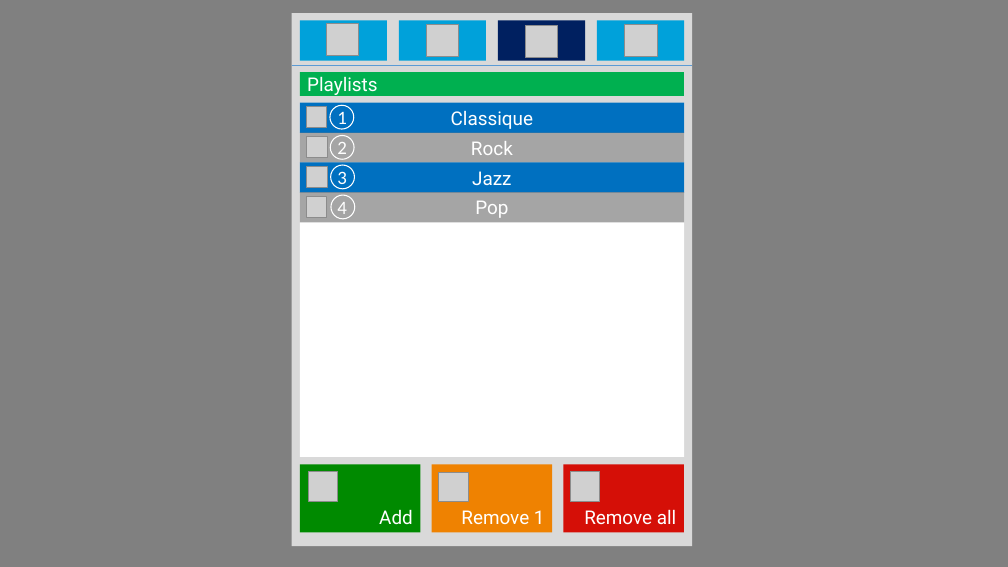
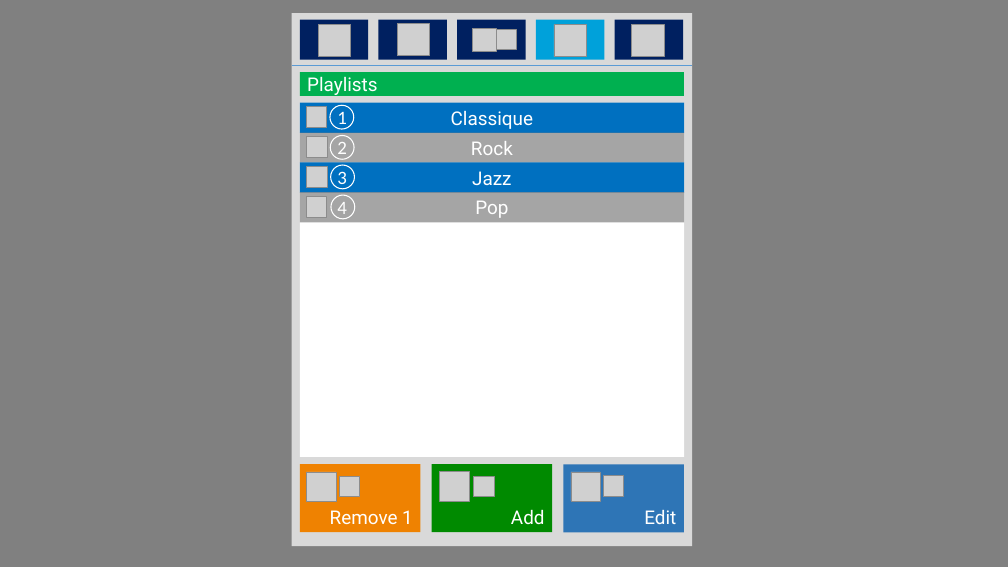
Before and after one commit to QuentinSalomon/TB, a slide deck: slide 5 of Administratif/Visuel/Visuel.pptx (slide 3 before the commit). Drawn at 1008x567 pixels with LibreOffice and Linux fonts; fonts in the diff are those of the drawing; grey boxes stand for pictures. Boxes give left, top, right and bottom in pixels: in the first picture for what was removed or moved away, otherwise in the second. Text is boxed around its words. In the diff, an @@ line names an element or a change of style, - is before the commit and + after.

```diff
--- a/Administratif/Visuel/Visuel.pptx
+++ b/Administratif/Visuel/Visuel.pptx
@@ rectangle: place and size @@
-rectangle at box(300, 20, 387, 60)
+rectangle at box(300, 20, 369, 60)
@@ rectangle at box(300, 20, 369, 60): fill #00A1DA to #002060 @@
@@ picture: place and size @@
-picture at box(327, 23, 358, 55)
+picture at box(319, 24, 351, 56)
@@ rectangle at box(379, 20, 448, 60): fill #00A1DA to #002060 @@
@@ rectangle: place and size @@
-rectangle at box(399, 20, 486, 60)
+rectangle at box(379, 20, 448, 60)
@@ picture: place and size @@
-picture at box(426, 24, 459, 57)
+picture at box(397, 23, 430, 56)
@@ rectangle: place and size @@
-rectangle at box(498, 20, 585, 60)
+rectangle at box(457, 20, 526, 60)
@@ picture added at box(473, 29, 496, 52) @@
@@ picture added at box(496, 29, 516, 50) @@
@@ rectangle: place and size @@
-rectangle at box(597, 20, 684, 60)
+rectangle at box(536, 20, 605, 60)
@@ picture: place and size @@
-picture at box(526, 26, 558, 58)
+picture at box(554, 24, 587, 57)
@@ rectangle added at box(615, 20, 684, 60), fill #002060 @@
@@ picture: place and size @@
-picture at box(625, 24, 657, 57)
+picture at box(632, 24, 665, 57)
@@ rectangle "Remove 1": place and size @@
-rectangle "Remove 1" at box(432, 464, 552, 532)
+rectangle "Remove 1" at box(300, 464, 420, 532)
@@ picture: place and size @@
-picture at box(439, 472, 468, 501)
+picture at box(306, 472, 336, 501)
@@ picture added at box(340, 476, 360, 497) @@
@@ rectangle "Add": place and size @@
-rectangle "Add" at box(300, 464, 420, 532)
+rectangle "Add" at box(432, 464, 552, 532)
@@ picture: place and size @@
-picture at box(308, 472, 337, 501)
+picture at box(440, 471, 470, 501)
@@ picture added at box(473, 476, 494, 497) @@
@@ rectangle "Edit" at box(563, 464, 684, 532): fill #D50F07 to #2E75B6 @@
@@ picture added at box(603, 476, 624, 496) @@
@@ text in rectangle at box(644, 510, 676, 524): text changed @@
-Remove all
+Edit
```
Also in this commit, not shown: 2 other slides changed, 3 slides added, 1 slide removed, 31 other files.
